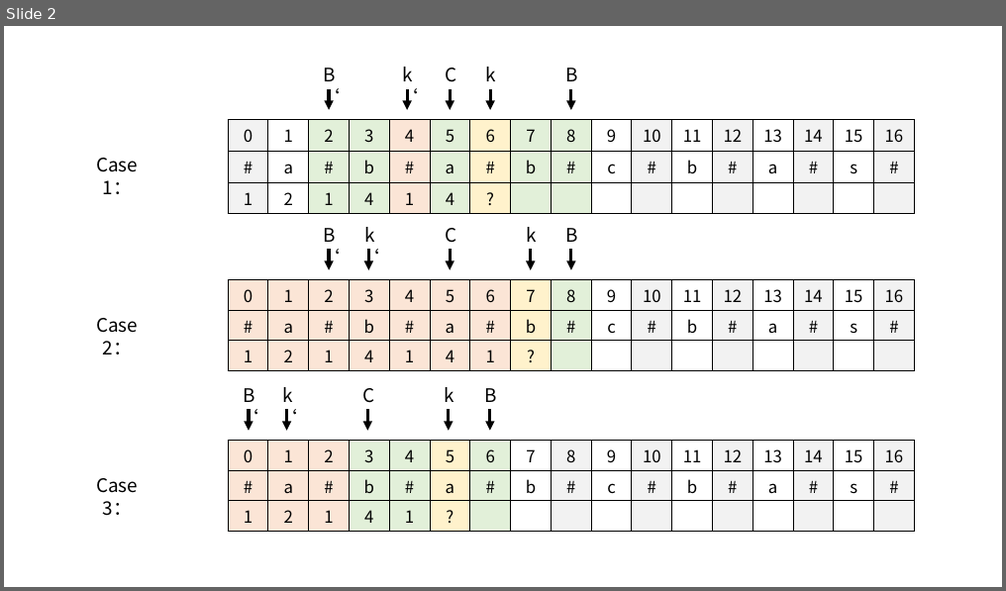
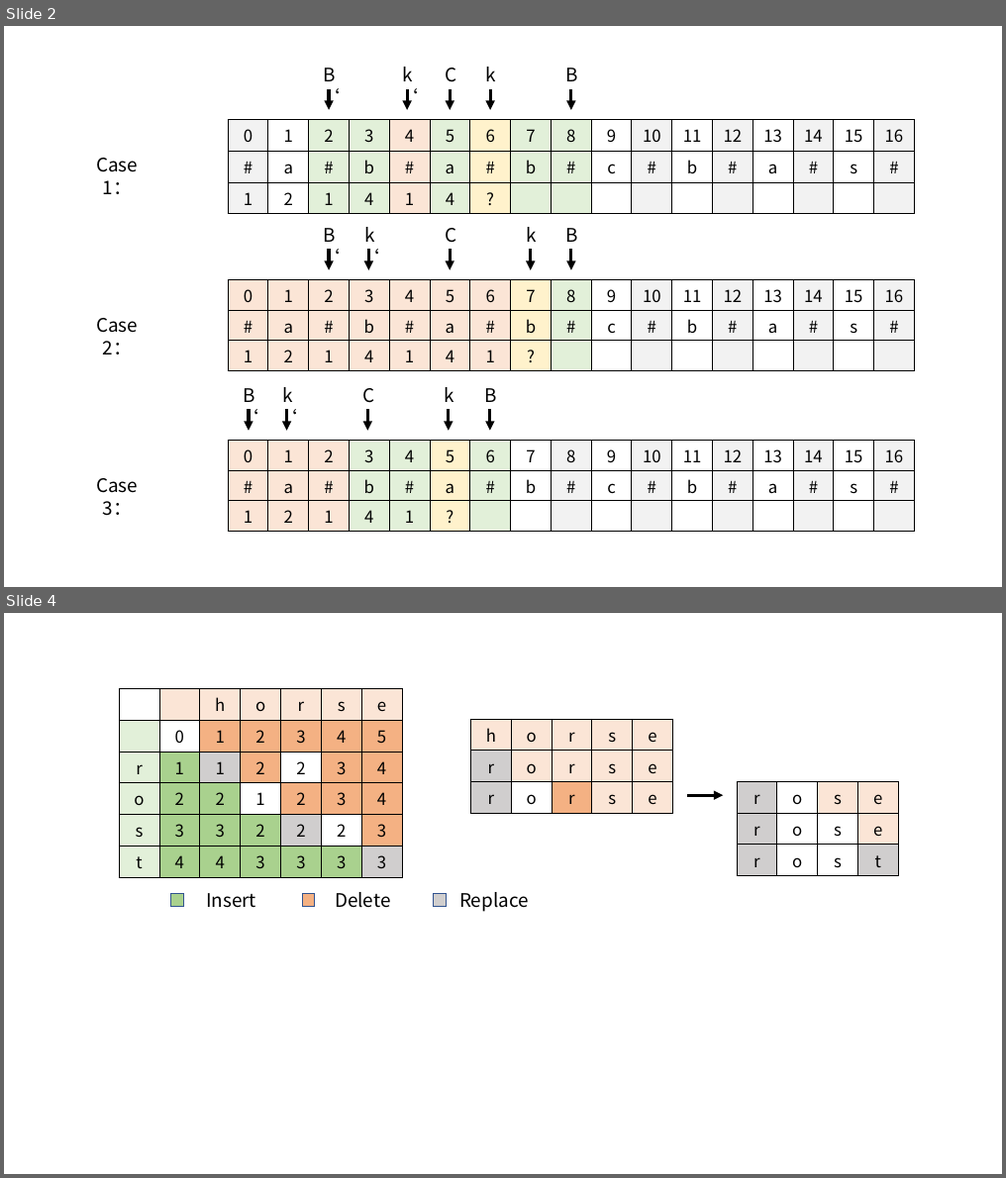
Before and after one commit to Tackoil/Tackoil.github.io, a slide deck: 2019/09/19/algorithm/mrc.pptx. Shown one above the other, each under a label of ours: slide 2 before the commit, slides 2 and 4 after it; the slides between them are not shown. The pictures are 1006x591 and 1006x1178 pixels, drawn with LibreOffice and Linux fonts; fonts in the diff are those of the drawing. Boxes give left, top, right and bottom in pixels: in the first picture for what was removed or moved away, otherwise in the second. Text is boxed around its words. In the diff, an @@ line names an element or a change of style, - is before the commit and + after.

```diff
--- a/2019/09/19/algorithm/mrc.pptx
+++ b/2019/09/19/algorithm/mrc.pptx
@@ slide 4 added at box(4, 613, 1002, 1174), background #FFFFFF @@
@@ table added at box(119, 688, 402, 873), 6 rows, 7 columns @@
+ |  | h | o | r | s | e
+ | 0 | 1 | 2 | 3 | 4 | 5
+r | 1 | 1 | 2 | 2 | 3 | 4
+o | 2 | 2 | 1 | 2 | 3 | 4
+s | 3 | 3 | 2 | 2 | 2 | 3
+t | 4 | 4 | 3 | 3 | 3 | 3
@@ table added at box(471, 719, 673, 811), 3 rows, 5 columns @@
+h | o | r | s | e
+r | o | r | s | e
+r | o | r | s | e
@@ table added at box(737, 781, 899, 872), 3 rows, 4 columns @@
+r | o | s | e
+r | o | s | e
+r | o | s | t
@@ arrow added from (687, 796) to (724, 796), #000000 3 pt @@
@@ rectangle added at box(171, 894, 183, 906), fill #A9D18E, outline #325491 1 pt @@
@@ text added at box(206, 893, 256, 908), 18 pt, text #000000 @@
+Insert
@@ rectangle added at box(302, 894, 315, 906), fill #F4B183, outline #325491 1 pt @@
@@ text added at box(335, 892, 390, 908), 18 pt, text #000000 @@
+Delete
@@ rectangle added at box(434, 894, 447, 906), fill #D0CECE, outline #325491 1 pt @@
@@ text added at box(459, 892, 529, 912), 18 pt, text #000000 @@
+Replace
```
Also in this commit, not shown: 1 other slide added, 5 other files.
